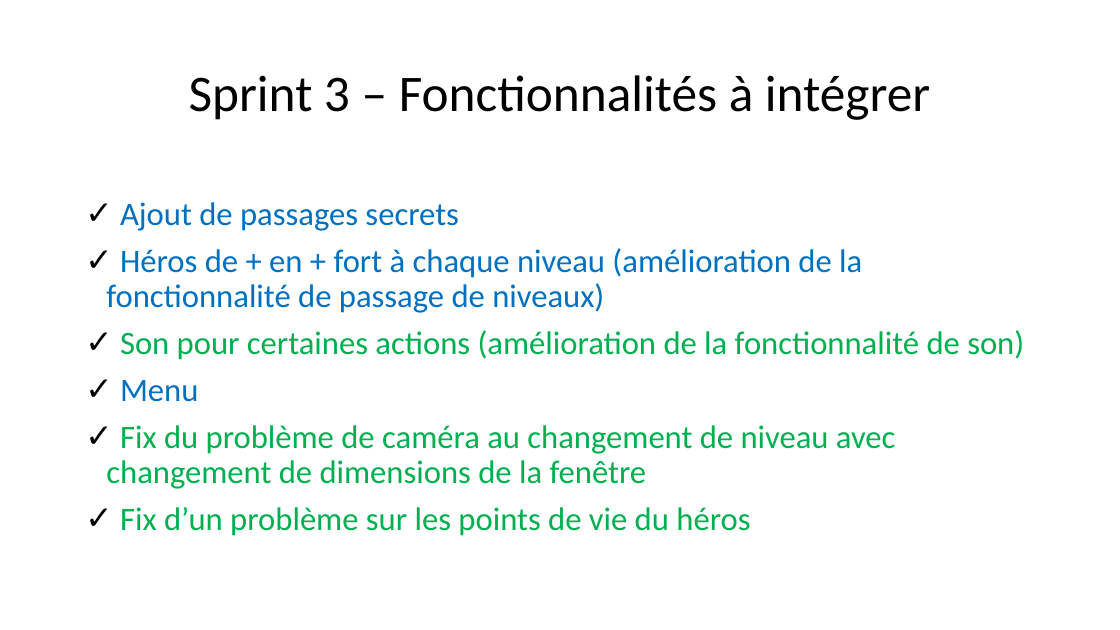
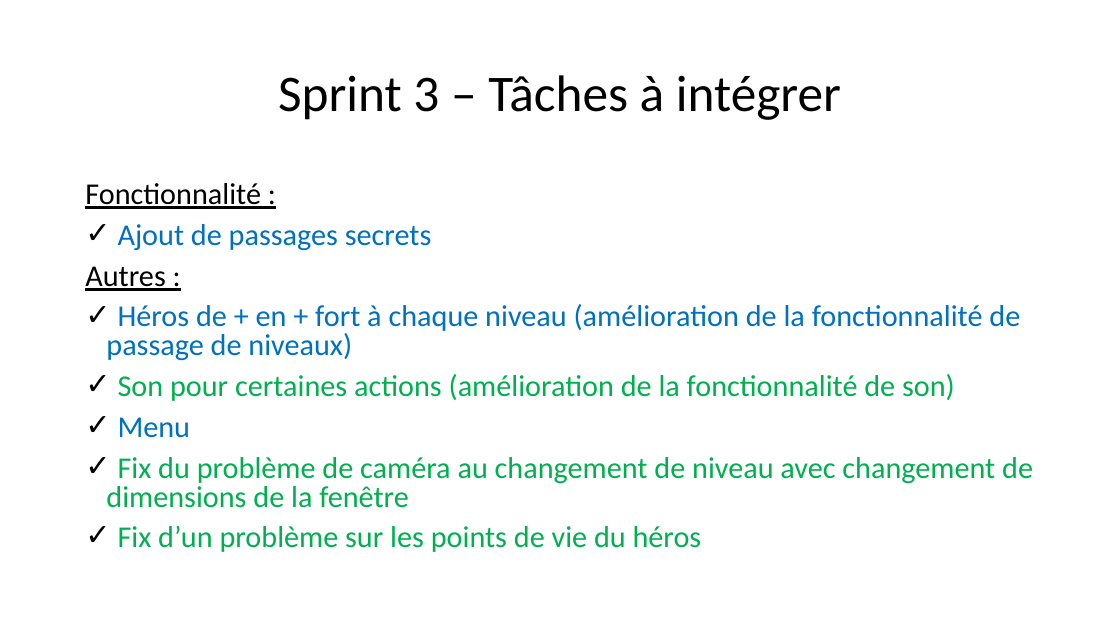
Before and after one commit to HamaraH/projet_labyrinthe, a slide deck: slide 9 of Présentation ACL.pptx. Drawn at 1120x630 pixels with LibreOffice and Linux fonts; fonts in the diff are those of the drawing. Boxes give left, top, right and bottom in pixels: in the first picture for what was removed or moved away, otherwise in the second. Text is boxed around its words. In the diff, an @@ line names an element or a change of style, - is before the commit and + after.

```diff
--- a/Présentation ACL.pptx
+++ b/Présentation ACL.pptx
@@ title at [278,75,841,120]: text changed @@
-Sprint 3 – Fonctionnalités à intégrer
+Sprint 3 – Tâches à intégrer
@@ text at [85,183,261,209]: paragraph added @@
+Fonctionnalité :
@@ text at [106,224,1033,552]: size 28 to 25.9 pt; line spacing 0.9 to 0.8 @@
@@ text at [85,266,165,291]: paragraph added @@
+Autres :
```
Also in this commit, not shown: 6 other slides changed, 1 slide added.
